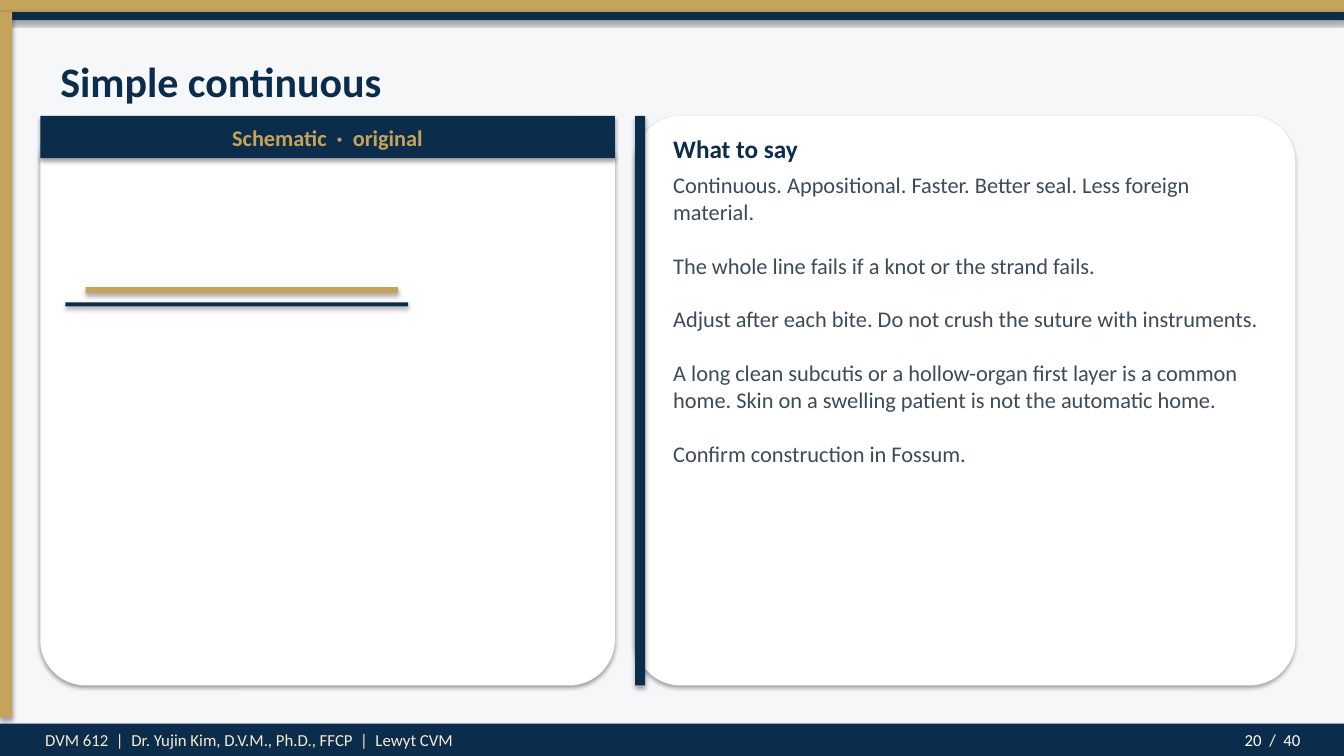
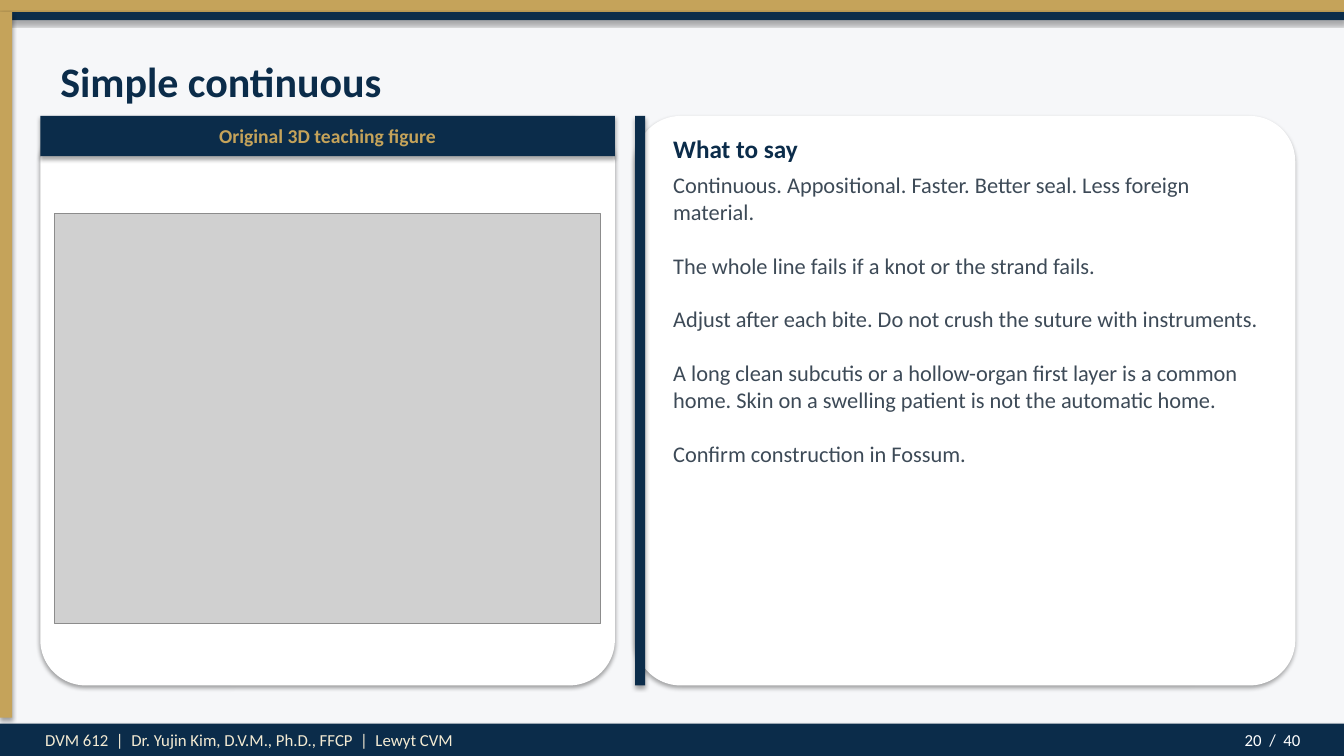
Before and after one commit to drkimvet/happycare, a slide deck: slide 20 of lectures/DVM-612_Week7_Suture_Patterns_Closures.pptx. Drawn at 1344x756 pixels with LibreOffice and Linux fonts; fonts in the diff are those of the drawing; grey boxes stand for pictures. Boxes give left, top, right and bottom in pixels: in the first picture for what was removed or moved away, otherwise in the second. Text is boxed around its words. In the diff, an @@ line names an element or a change of style, - is before the commit and + after.

```diff
--- a/lectures/DVM-612_Week7_Suture_Patterns_Closures.pptx
+++ b/lectures/DVM-612_Week7_Suture_Patterns_Closures.pptx
@@ text at (x1=219, y1=129, x2=435, y2=147): text changed; size 16 to 14 pt @@
-Schematic · original
+Original 3D teaching figure
@@ picture added at (x1=54, y1=214, x2=601, y2=624) @@
@@ rectangle removed at (x1=86, y1=287, x2=398, y2=293) @@
@@ rectangle removed at (x1=66, y1=302, x2=408, y2=307) @@
```
Also in this commit, not shown: 10 other slides changed, 17 other files.
